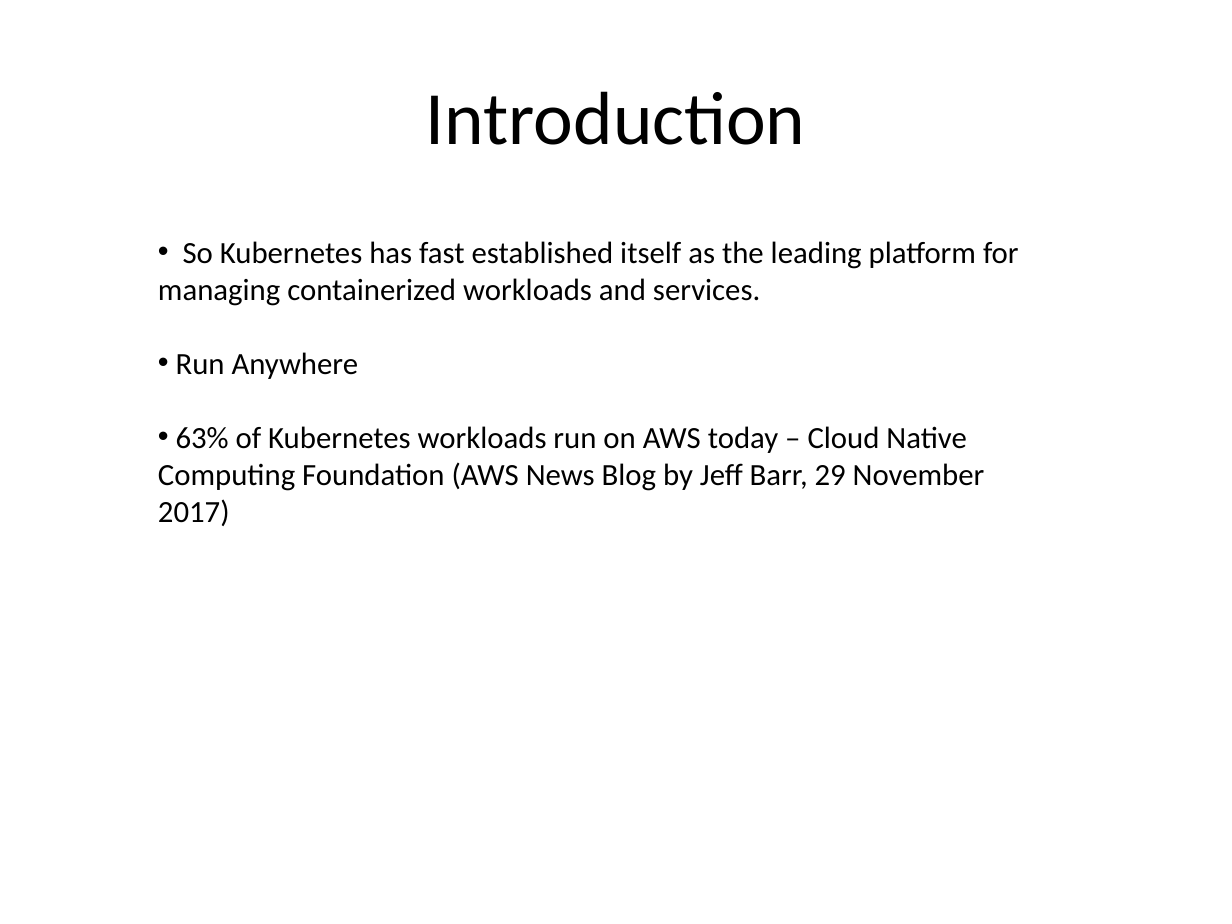
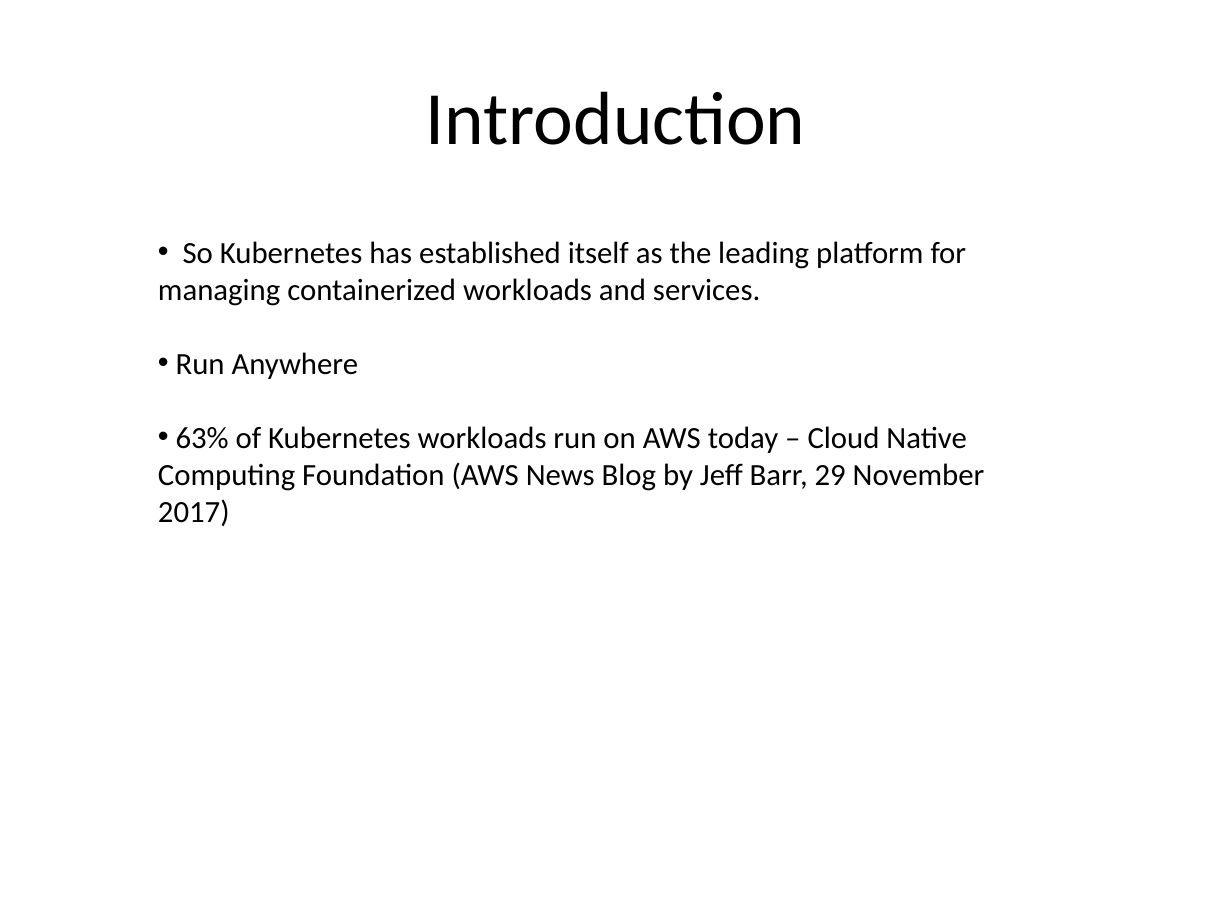
Before and after one commit to kskalvar/aws-eks-cluster-quickstart, a slide deck: slide 3 of slides/AWS-EKS-Cluster-Quickstart.pptx. Drawn at 1232x924 pixels with LibreOffice and Linux fonts; fonts in the diff are those of the drawing; background and template pictures are left out. Boxes give left, top, right and bottom in pixels: in the first picture for what was removed or moved away, otherwise in the second. Text is boxed around its words. In the diff, an @@ line names an element or a change of style, - is before the commit and + after.

```diff
--- a/slides/AWS-EKS-Cluster-Quickstart.pptx
+++ b/slides/AWS-EKS-Cluster-Quickstart.pptx
@@ text at (x1=158, y1=241, x2=967, y2=306): text changed @@
-• So Kubernetes has fast established itself as the leading platform for managing containerized workloads and services.
+• So Kubernetes has established itself as the leading platform for managing containerized workloads and services.
```
Also in this commit, not shown: 6 other slides changed.
